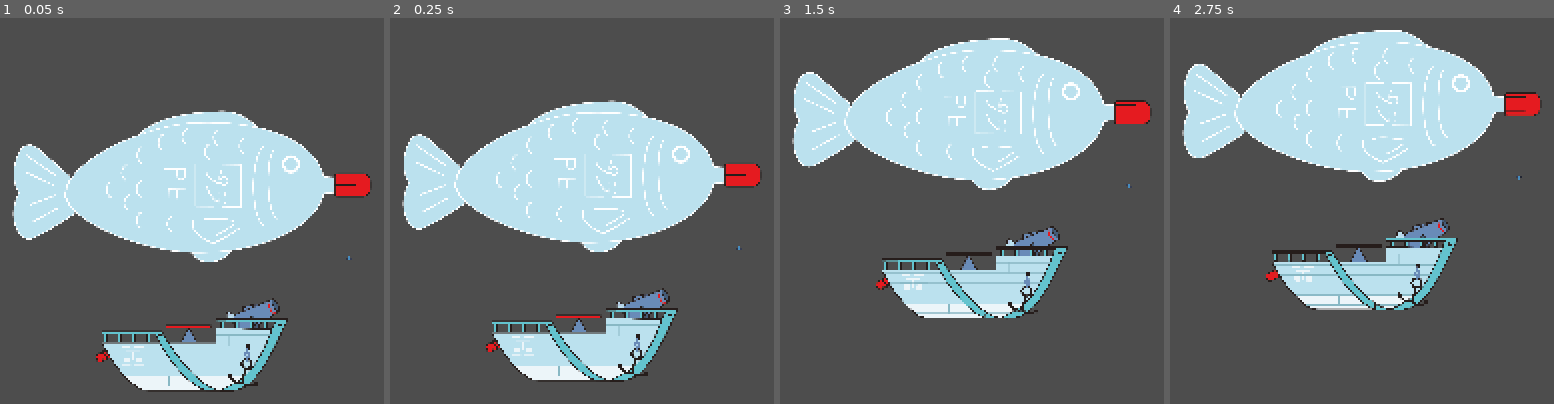
Above: before the commit, frames 1-4 (left to right).
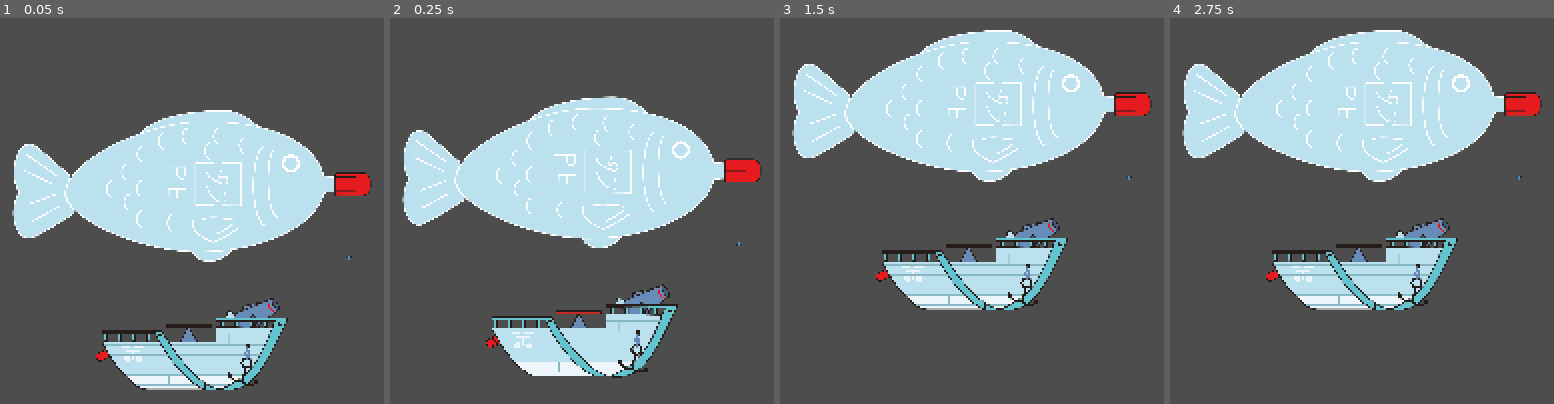
Above: after the commit, the same moments.

Repository: TheJP/GlobalGameJam2025
Game: Godot game, scene res://level/level.tscn
Two runs of this game, one before a commit and one after it. Both use one fixed random seed, a clock stepped at 60 frames per second and the inputs below. The engine's default icon, where the game draws it, is replaced by a stand-in: a white triangle on a blue panel in a dark square.
Inputs:
- Up to frame 1 (0.05 s): no input
- Up to frame 2 (0.25 s): no input
- Up to frame 3 (1.5 s): no input
- Up to frame 4 (2.75 s): tap Enter at 2 s

The runs differ from the first frame. In frame 1, 4.3% of the frame differs, in the area x 3-97%, y 23-97%; in frame 2, 8.7%; in frame 3, 13%, in the area x 3-97%, y 3-78%; in frame 4, nothing differs.

Commit message:
Ballon resizes with tween

Diff:
--- a/boat/boat.gd
+++ b/boat/boat.gd
@@ -7,10 +7,11 @@
 @export var min_scale:float = 0.5
 @export var max_scale:float = 1.5
 
-@export var speed_up:float = 60
+@export var speed_up:float = 80
 @export var speed_down:float = 100
 @export var pump_height_add:float = 8
 @export var lose_air_sub:float = 20
+@export var size_change_duration:float = 0.2
 
 @onready var body_node: BoatBody = $Body
 @onready var bubble_node: BoatBubble = $Bubble
@@ -21,16 +22,21 @@
 signal shoot(bullet: PackedScene, direction: Vector2, location: Vector2)
 
 func lose_air(amount:float = lose_air_sub) -> void:
+	if target_height <= min_height:
+		return
 	target_height -= amount
 	if target_height < min_height:
 		target_height = min_height
-		_update_scale()
+	_update_scale()
+
 
 func pump_up(amount:float = pump_height_add) -> void:
+	if target_height >= max_height:
+		return
 	target_height += amount
 	if target_height > max_height:
 		target_height = max_height
-		_update_scale()
+	_update_scale()
 
 var balloon_scale_tween:Tween
 var target_height:float = 0
@@ -54,8 +60,16 @@
 
 
 func _update_scale() -> void:
-	# TODO
-	pass
+	if balloon_scale_tween != null:
+		balloon_scale_tween.kill()
+#		balloon_scale_tween.pause()
+#		balloon_scale_tween.free()
+		balloon_scale_tween = null
 
-func _get_balloon_size() -> float:
+	var target_scale:float = _get_target_bubble_size()
+	balloon_scale_tween = get_tree().create_tween()
+	balloon_scale_tween.tween_property(bubble_node, "scale", Vector2(target_scale, target_scale), size_change_duration)
+	balloon_scale_tween.play()
+
+func _get_target_bubble_size() -> float:
 	return (target_height - min_height) / (max_height - min_height) * (max_scale - min_scale) + min_scale
--- a/project.godot
+++ b/project.godot
@@ -23,10 +23,6 @@
 
 gdscript/warnings/untyped_declaration=2
 
-[global_group]
-
-fish="The layer of the fish bubble of the ship"
-
 [display]
 
 window/size/viewport_width=1920
@@ -35,7 +31,9 @@
 
 [global_group]
 
+fish="The layer of the fish bubble of the ship"
 enemy="Bullets or enemies that can hit the fish"
+player_bullet="The bullets shot by the players"
 
 [input]
 
@@ -340,6 +338,7 @@
 2d_physics/layer_2="fish"
 2d_physics/layer_3="ship"
 2d_physics/layer_4="enemies"
+2d_physics/layer_5="player_bullets"
 
 [rendering]
 
